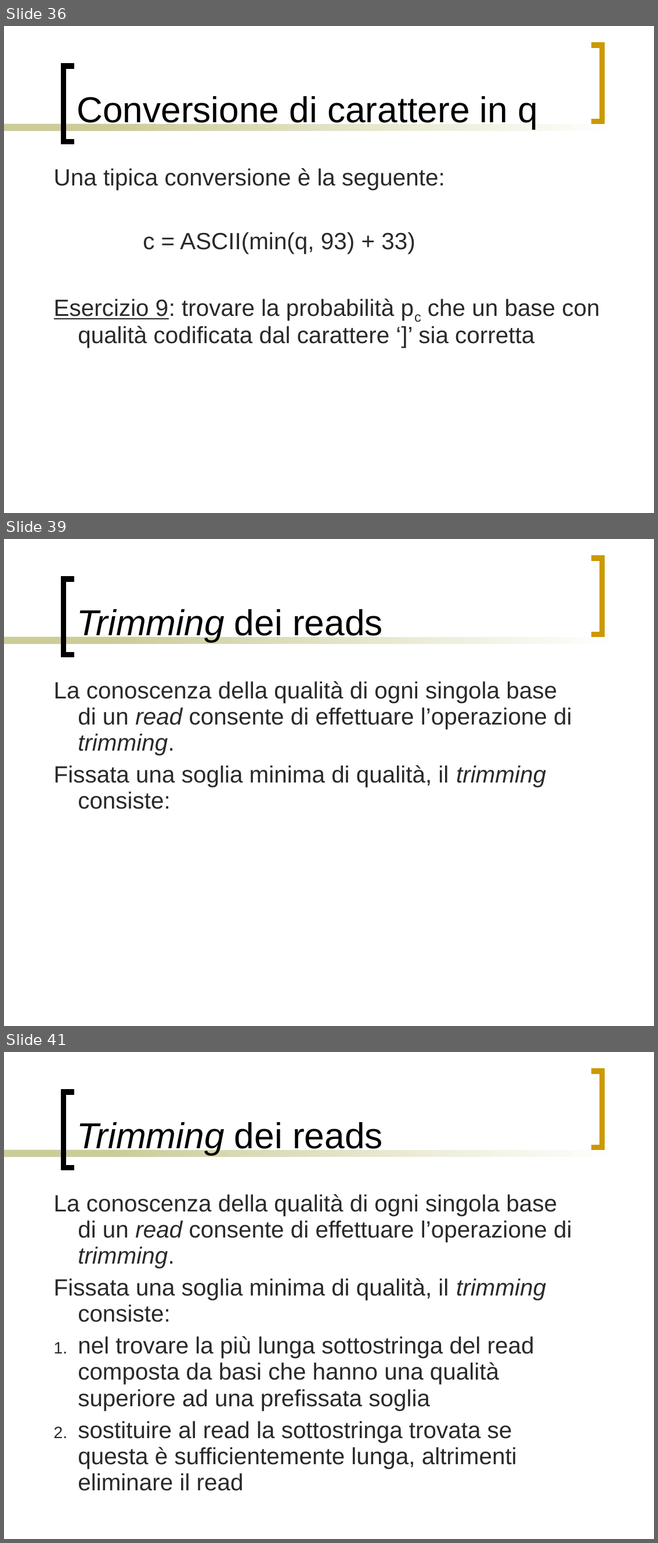
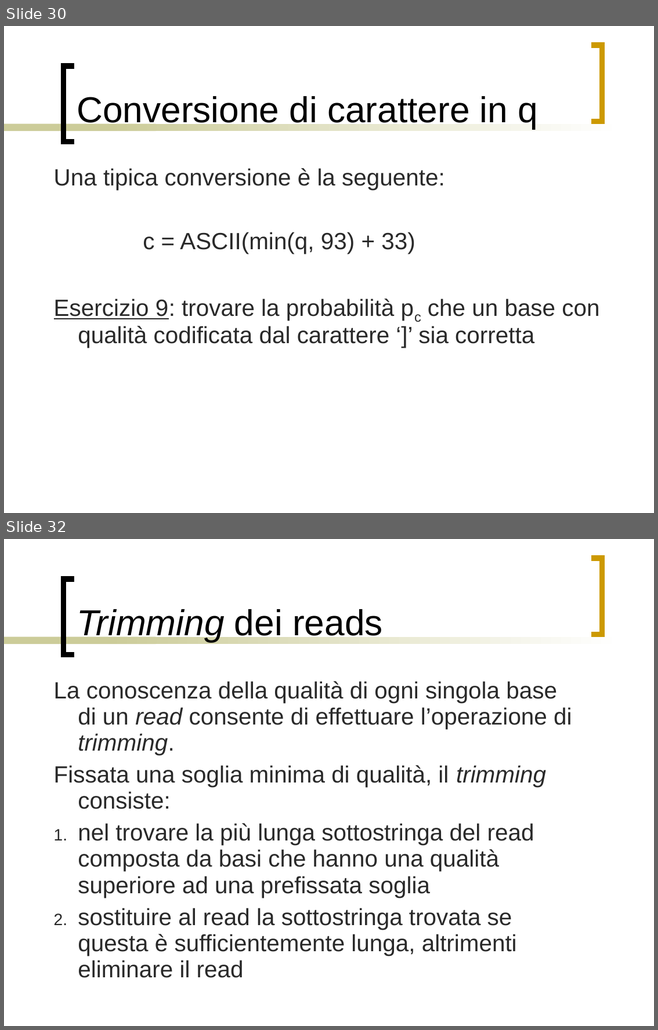
Before and after one commit to bioinformatica-corso/lezioni, a slide deck: laboratorio/24nov20/fastq-format.ppt. Shown one above the other, each under a label of ours: slides 36, 39 and 41 before the commit, slides 30 and 32 after it; the slides between them are not shown. The pictures are 658x1543 and 658x1030 pixels, drawn with LibreOffice and Linux fonts; fonts in the diff are those of the drawing. Boxes give left, top, right and bottom in pixels: in the first picture for what was removed or moved away, otherwise in the second. Text is boxed around its words. In the diff, an @@ line names an element or a change of style, - is before the commit and + after.

```diff
--- a/laboratorio/24nov20/fastq-format.ppt
+++ b/laboratorio/24nov20/fastq-format.ppt
@@ slide 39 removed at (4, 539, 654, 1026), background #FFFFFF; not listed: 4 template elements that a slide beside it also shows @@
@@ title removed at (76, 609, 383, 642) @@
-Trimming dei reads
@@ text removed at (54, 681, 571, 809) @@
-La conoscenza della qualità di ogni singola base di un read consente di effettuare l’operazione di trimming.
-Fissata una soglia minima di qualità, il trimming consiste:
@@ what was slide 36 is now slide 30 @@
@@ what was slide 41 is now slide 32 @@
```
Also in this commit, not shown: 4 slides changed, 8 other slides removed, 2 other files.
